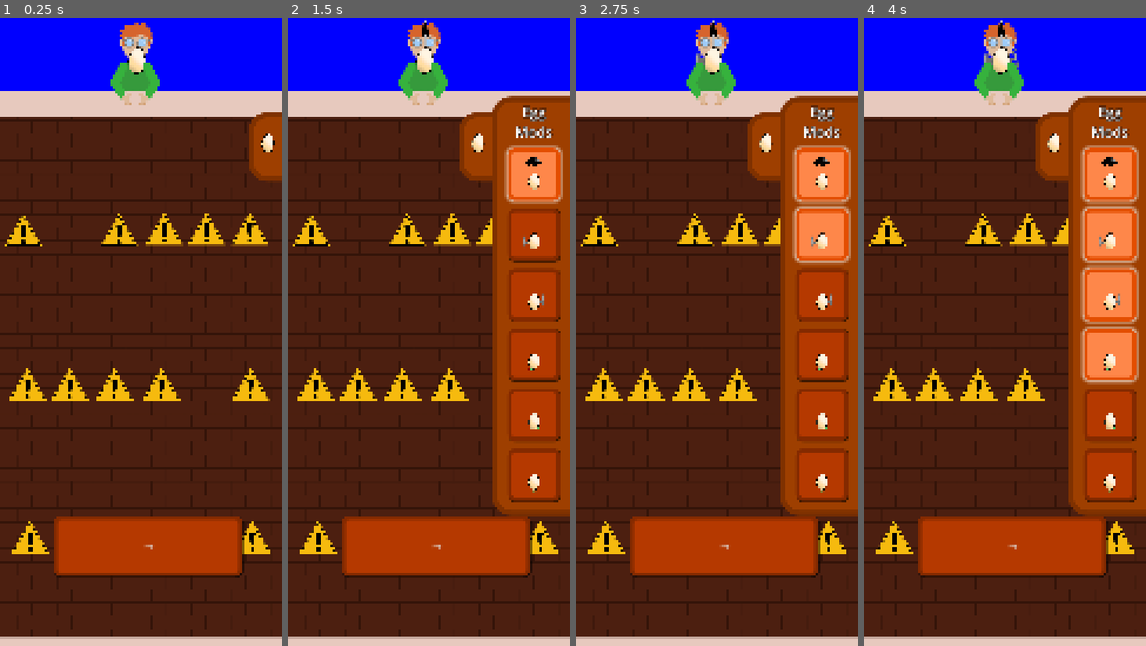
Above: before the commit, frames 1-4 (left to right).
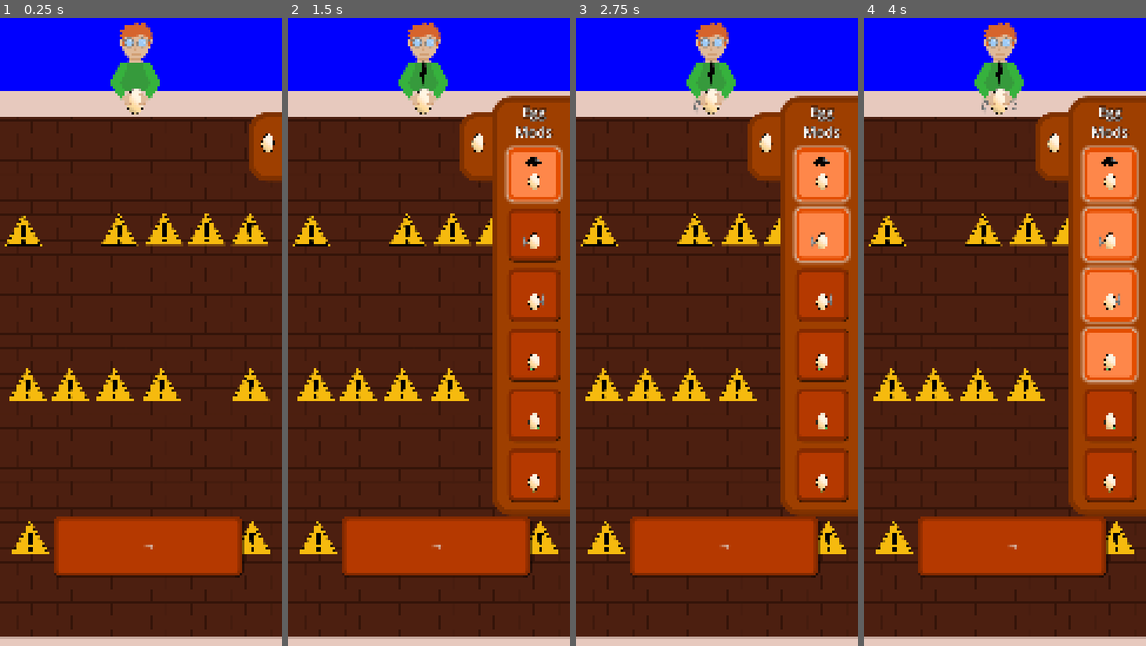
Above: after the commit, the same moments.

Repository: KaratePikachu/egg-drop
Game: Godot game, scene res://level/levels/level_2.tscn
Two runs of this game, one before a commit and one after it. Both use one fixed random seed, a clock stepped at 60 frames per second and the inputs below. The project has no main scene, so this scene is started directly.
Inputs (mouse positions are in pixels of both pictures, inside the frame that each line leads up to):
- Up to frame 1 (0.25 s): no input
- Up to frame 2 (1.5 s): click (567, 143) at 0.5 s; click (533, 175) at 1.25 s
- Up to frame 3 (2.75 s): click (821, 231) at 2 s
- Up to frame 4 (4 s): click (1109, 294) at 2.75 s; click (1109, 357) at 3.5 s

The runs differ from the first frame. In frame 1, 0.3% of the frame differs, in the area x 45-52%, y 4-16%; in frame 2, 0.4%; in frame 3, 0.5%; in frame 4, 0.5%, in the area x 41-55%, y 0-16%.

Commit message:
fix egg physics and level 2

Diff:
--- a/egg/egg.gd
+++ b/egg/egg.gd
@@ -159,9 +159,6 @@
 	var omega_accel = torque
 	if parachute_open:
 		omega_accel -= stiffness * theta + damping * omega
-	omega += omega_accel * delta
-	theta += omega * delta
-	rotation = theta
 
 	if parachute_open:
 		var accel = sin(theta) * tilt_factor * 1.5 - drag_x * velocity.x
@@ -171,6 +168,13 @@
 	else:
 		if not landed:
 			velocity.y += (800 * delta)
+
+	omega += omega_accel * delta
+	if parachute_open:
+		theta += omega * delta
+	else:
+		theta += omega * delta * 0.2
+	rotation = theta
 	move_and_slide()
 
 func death() -> void:
--- a/level/levels/level_2.tscn
+++ b/level/levels/level_2.tscn
@@ -3,10 +3,10 @@
 [ext_resource type="PackedScene" uid="uid://cpg0ctscpw0h5" path="res://level/level.tscn" id="1_8pmo6"]
 [ext_resource type="PackedScene" uid="uid://dddb54taxyof4" path="res://obstacles/shark/shark.tscn" id="2_s8rxg"]
 
-[node name="Level2" unique_id=1976594912 instance=ExtResource("1_8pmo6")]
+[node name="Level3" unique_id=1976594912 instance=ExtResource("1_8pmo6")]
 
 [node name="DummyEgg" parent="." index="0" unique_id=1402220803]
-position = Vector2(500, 300)
+position = Vector2(485, 686)
 
 [node name="Shark" parent="." index="6" unique_id=645416866 instance=ExtResource("2_s8rxg")]
 position = Vector2(1582, 12706)
